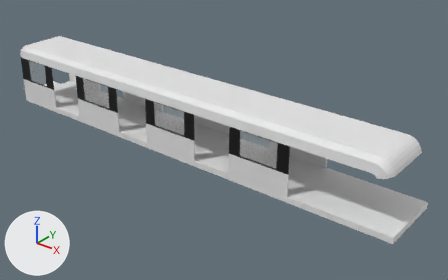
Renders of the Blender file Blender/Car Body.blend from each side of a commit.
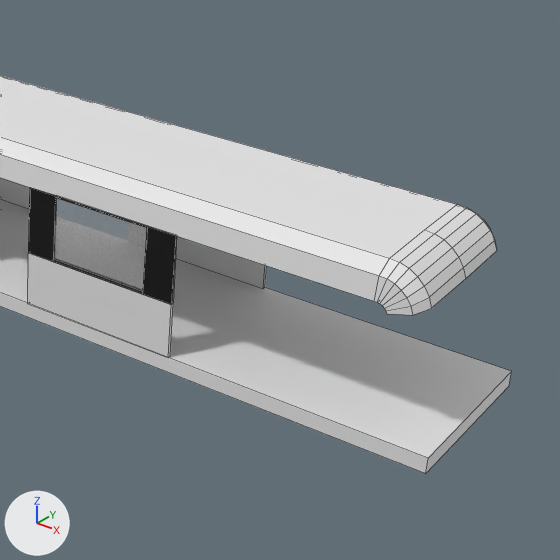
Each version appears first whole from a camera (50 mm lens) standing at (25.45, -17.15, 12.27) and looking at (11.27, 0.58, 1.28), and next in a close-up on the part from 48% to 100% of the width and 18% to 100% of the height. Arrows for +X, +Y and +Z are at lower left; the lights stay in place. The first two pictures are the older version. The close-ups show mesh edges as thin lines.

Names of what the first close-up shows: 'Ceiling', 'Cube', 'Dark', 'Floor'.
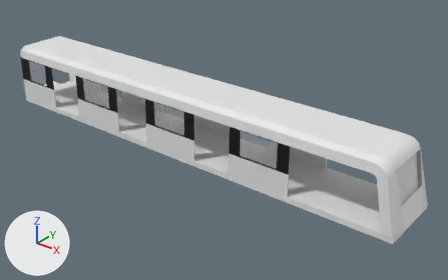
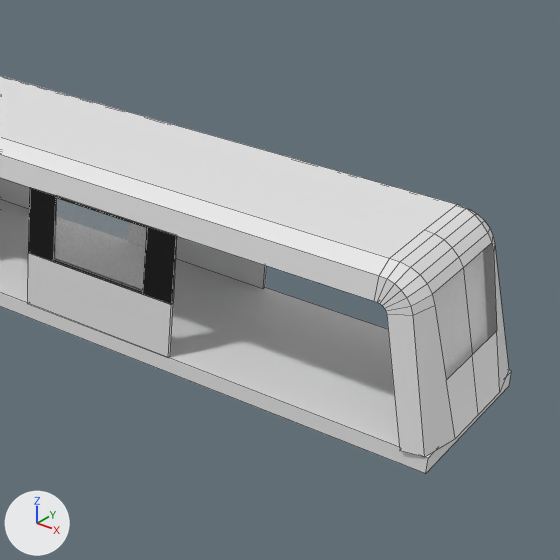
What differs and where, as boxes [x1, y1, x2, y2] in the close-ups (560 x 560 px):
'Ceiling', reshaped
    before: [0, 76, 497, 315]
    after: [0, 76, 509, 457]
part 1 of me_cube_006, built on
    before: [395, 214, 497, 315]
    after: [387, 215, 509, 457]

The change in detail:
me_cube_006 is used by ob_ceiling; location (0.61, 0.0, 0.0).
me_cube_006 had 56 vertices, 50 faces and spanned x 0.0..18.6, y 0.0..1.3, z 3.0..3.6.
me_cube_006 now has 64 vertices, 55 faces and spans x 0.0..19.0, y 0.0..1.4, z 1.1..3.6.
Part 1, on me_cube_006:
1 vertex is removed from x 18.6, y 0.0, z 3.1.
3 faces are deleted.
4 vertices in x 18.4..18.6, y 1.0, z 3.1..3.4 move by (0.0, -0.1, 0.0).
9 vertices are added at x 18.6..19.0, y 0.0..1.4, z 1.1..2.0.
7 new faces join them, mat_material_003 (white #e7e7e7).
1 new face joins them, mat_material_002 (white #e7e7e7).
me_cube_006 gains material mat_material_002 (white #e7e7e7).
